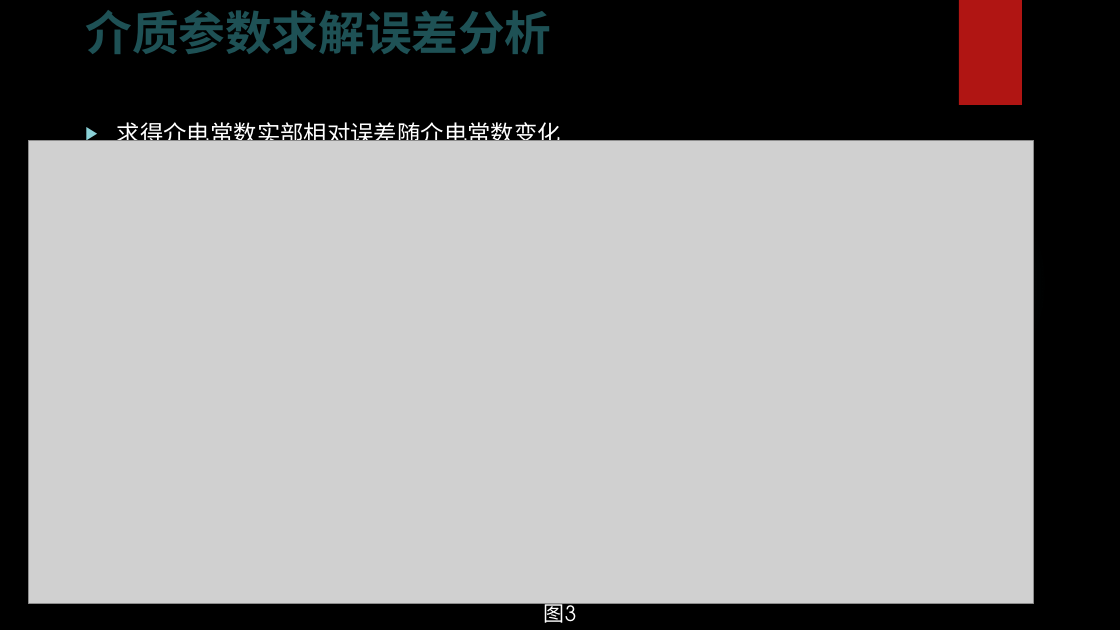
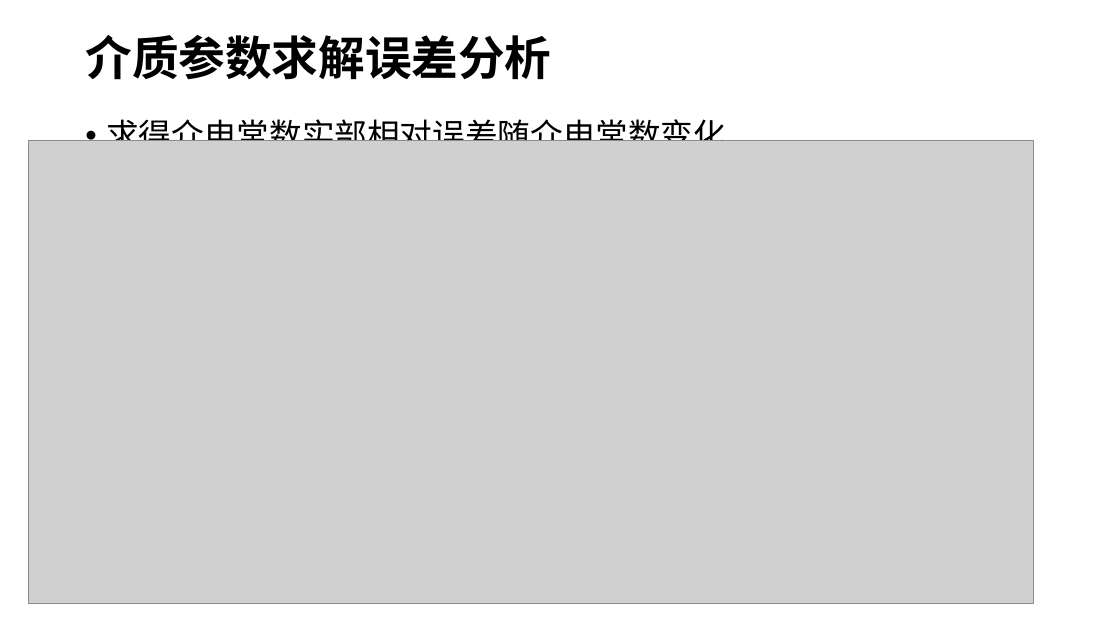
Before and after one commit to ddomax/presentation, a slide deck: slide 10 of 微波谐振腔.pptx. Drawn at 1120x630 pixels with LibreOffice and Linux fonts; fonts in the diff are those of the drawing; grey boxes stand for pictures; background and template pictures are left out. Boxes give left, top, right and bottom in pixels: in the first picture for what was removed or moved away, otherwise in the second. Text is boxed around its words. In the diff, an @@ line names an element or a change of style, - is before the commit and + after.

```diff
--- a/微波谐振腔.pptx
+++ b/微波谐振腔.pptx
@@ background picture (left out) to #FFFFFF @@
@@ title "介质参数求解误差分析" at [85,35,551,80]: text colour #1E5155 to #000000; line spacing 1 to 0.9; vertical alignment top to middle @@
@@ rectangle removed at [959,0,1022,105] @@
@@ text "求得介电常数实部相对误差随介电常数变化" at [106,114,726,141]: size 20 to 28 pt, font TeX Gyre Adventor to Noto Sans CJK SC, text colour #FFFFFF to #000000; bullet ▶ to •; line spacing 1 to 0.9 @@
@@ ellipse removed at [791,154,1049,413] @@
@@ text removed at [544,600,577,626] @@
-图3
```
Also in this commit, not shown: 15 other slides changed, 2 slides added, 1 slide removed, 1 other file.
